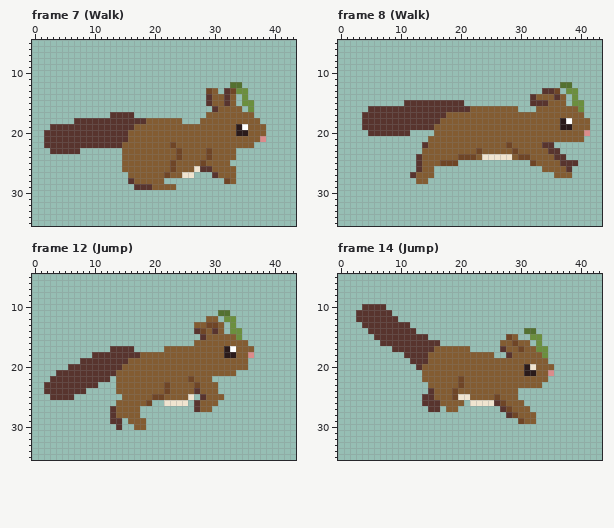
One commit to this pixel-art file: bnp/resources/sprites/squirrel/squirrel.aseprite. The picture above is the old version.
48x48 pixels, 14 frames. Shown: frame 7 (Walk): x 0..43, y 5..35; frame 8 (Walk): x 0..43, y 5..35; frame 12 (Jump): x 0..43, y 5..35; frame 14 (Jump): x 0..43, y 5..35. The commit also changed other frames, which this record leaves out.
And afterwards:
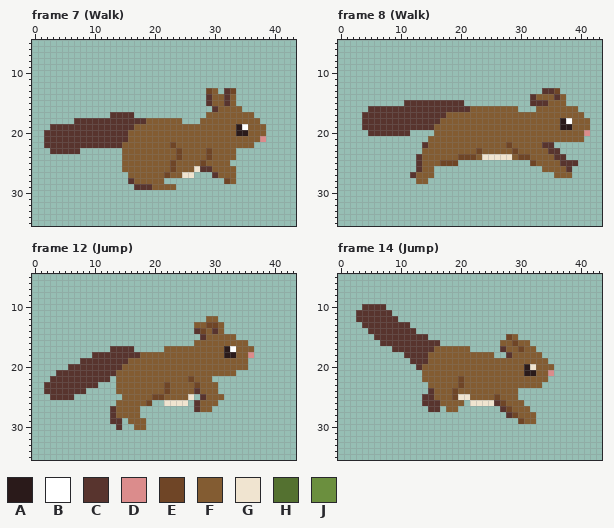
Palette (. is transparent): A #2a1a1a  B #ffffff  C #58342e  D #db8c8c  E #6f4526  F #835c32  G #f0e4d0  H #547130  J #6b8f3e
Message: Move eyes to separate open/closed layers
The edit:
layer "Straw" now hidden
Frame 7 (Walk):
The author cleared colour H in row 12 at x 33 to 34.
The author cleared colour J in row 13 at x 34 to 35; in row 14 at x 35; in row 15 at x 35 to 36; in row 16 at x 36.
Frame 8 (Walk):
The author cleared colour H in row 12 at x 37 to 38.
The author cleared colour J in row 13 at x 38 to 39; in row 14 at x 39; in row 15 at x 39 to 40; in row 16 at x 40.
Frame 12 (Jump):
The author cleared colour H in row 11 at x 31 to 32.
The author cleared colour J in row 12 at x 32 to 33; in row 13 at x 33; in row 14 at x 33 to 34; in row 15 at x 34.
Frame 14 (Jump):
The author cleared colour H in row 14 at x 31 to 32.
The author cleared colour J in row 15 at x 32 to 33; in row 16 at x 33; in row 17 at x 33 to 34; in row 18 at x 34.
